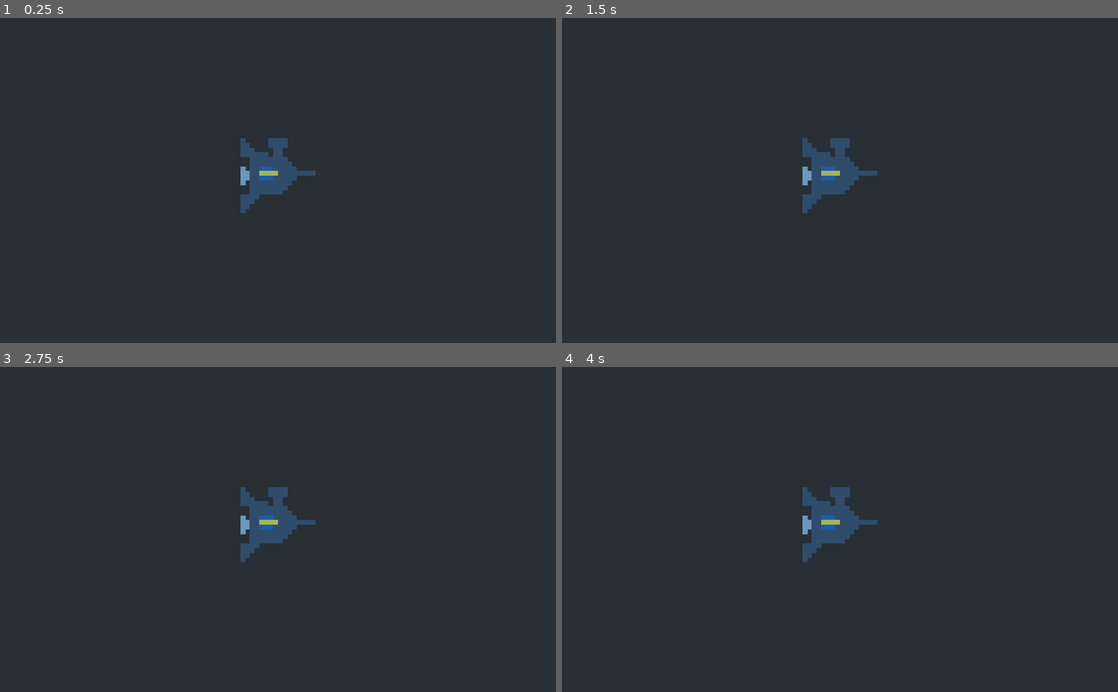
Above: before the commit, frames 1-4 (two rows, left to right).
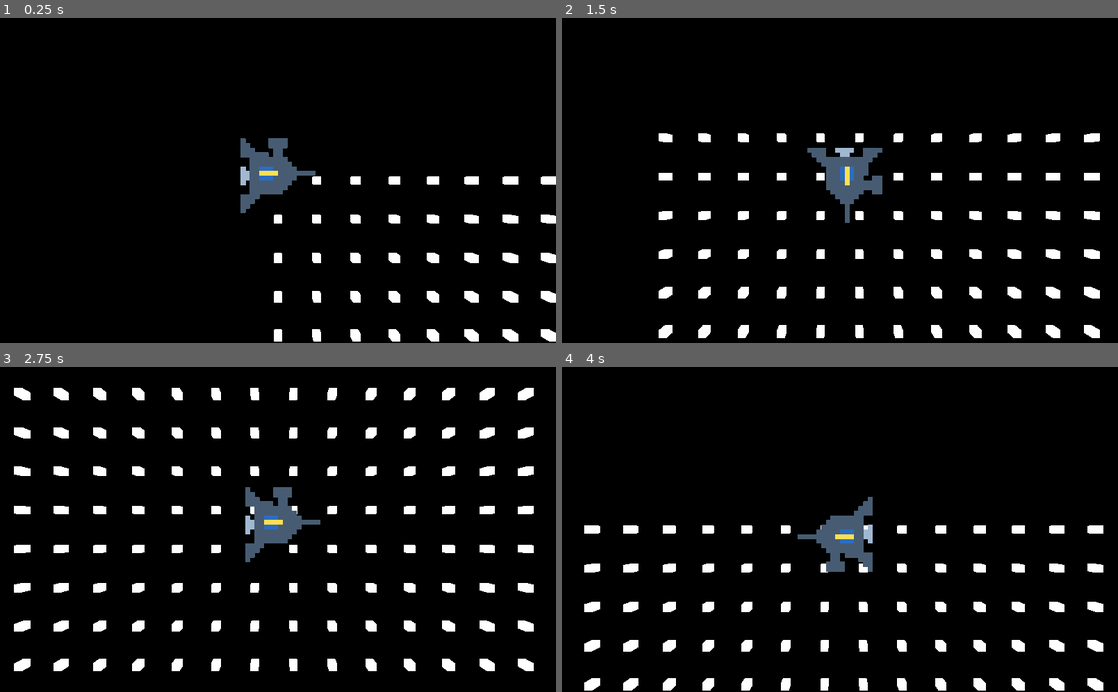
Above: after the commit, the same moments.

Repository: the-g-force/2022-January
Game: Godot game, scene res://World/World.tscn
Two runs of this game, one before a commit and one after it. Both use one fixed random seed, a clock stepped at 60 frames per second and the inputs below.
Inputs:
- Up to frame 1 (0.25 s): no input
- Up to frame 2 (1.5 s): tap Enter at 0.5 s; hold D (move_right, bound only after the commit) 0.53-1.28 s; hold S (move_down, bound only after the commit) from 1.28 s (still down)
- Up to frame 3 (2.75 s): release S (move_down, bound only after the commit) at 2.03 s; hold D (move_right, bound only after the commit) from 2.03 s (still down)
- Up to frame 4 (4 s): release D (move_right, bound only after the commit) at 2.78 s; hold W (move_up, bound only after the commit) 2.78-3.53 s; hold A (move_left, bound only after the commit) from 3.53 s (still down)

The runs differ from the first frame. In frame 1, 99% of the frame differs, in the area x 0-100%, y 0-100%; in frame 2, 100%; in frame 3, 99%; in frame 4, 100%.

Commit message:
Add a simple keyboard-controlled ship
It rotates instantly to the direction of input and has no inertia.

Diff:
--- /dev/null
+++ b/project/Player/Player.gd
@@ -0,0 +1,17 @@
+extends KinematicBody
+
+export var speed = 1
+
+
+func _physics_process(_delta):
+	var direction = Vector2(
+		Input.get_axis("move_left", "move_right"),
+		Input.get_axis("move_up", "move_down"))
+
+	var thrust = direction.length() * speed
+
+	if thrust != 0:
+		rotation.y = -direction.angle()
+
+
+	var _ignored := move_and_collide(Vector3(thrust,0,0).rotated(Vector3.UP, -direction.angle()))
--- a/project/Player/Player.tscn
+++ b/project/Player/Player.tscn
@@ -1,11 +1,13 @@
-[gd_scene load_steps=3 format=2]
+[gd_scene load_steps=4 format=2]
 
 [ext_resource path="res://Player/Shippy.obj" type="ArrayMesh" id=1]
+[ext_resource path="res://Player/Player.gd" type="Script" id=2]
 
 [sub_resource type="ConvexPolygonShape" id=1]
 points = PoolVector3Array( -8.05797, 0.943423, -0.557971, 8.05778, 9.0552, 0.601449, 8.05778, -7.05482, 0.601449, -8.05 …(237 unchanged characters)…
 
 [node name="Player" type="KinematicBody"]
+script = ExtResource( 2 )
 
 [node name="Shippy" type="MeshInstance" parent="."]
 transform = Transform( -1, -8.74228e-08, 3.82137e-15, 0, -4.37114e-08, -1, 8.74228e-08, -1, 4.37114e-08, 0, 0, 0 )
@@ -18,6 +20,3 @@
 [node name="CollisionShape" type="CollisionShape" parent="."]
 transform = Transform( -1, -8.74228e-08, 3.82137e-15, 0, -4.37114e-08, -1, 8.74228e-08, -1, 4.37114e-08, 0, 0, 0 )
 shape = SubResource( 1 )
-
-[node name="Camera" type="Camera" parent="."]
-transform = Transform( 1, 0, 0, 0, -4.37114e-08, 1, 0, -1, -4.37114e-08, 0, 50, 0 )
--- /dev/null
+++ b/project/World/Star.tscn
@@ -0,0 +1,5 @@
+[gd_scene format=2]
+
+[node name="Star" type="Spatial"]
+
+[node name="CSGBox" type="CSGBox" parent="."]
--- /dev/null
+++ b/project/World/Starfield.gd
@@ -0,0 +1,11 @@
+extends Spatial
+
+const SPACING = 10
+
+# Called when the node enters the scene tree for the first time.
+func _ready():
+	for i in range(0,100):
+		for j in range(0,100):
+			var star : Spatial = preload("res://World/Star.tscn").instance()
+			add_child(star)
+			star.transform.origin = Vector3(i * SPACING, -10, j * SPACING)
--- /dev/null
+++ b/project/World/Starfield.tscn
@@ -0,0 +1,6 @@
+[gd_scene load_steps=2 format=2]
+
+[ext_resource path="res://World/Starfield.gd" type="Script" id=1]
+
+[node name="Starfield" type="Spatial"]
+script = ExtResource( 1 )
--- /dev/null
+++ b/project/World/World.gd
@@ -0,0 +1,5 @@
+extends Spatial
+
+func _physics_process(delta):
+	$Camera.transform.origin.x = $Player.transform.origin.x
+	$Camera.transform.origin.z = $Player.transform.origin.z
--- a/project/World/World.tscn
+++ b/project/World/World.tscn
@@ -1,7 +1,22 @@
-[gd_scene load_steps=2 format=2]
+[gd_scene load_steps=5 format=2]
 
 [ext_resource path="res://Player/Player.tscn" type="PackedScene" id=1]
+[ext_resource path="res://World/Starfield.tscn" type="PackedScene" id=2]
+[ext_resource path="res://World/World.gd" type="Script" id=3]
+
+[sub_resource type="Environment" id=1]
+background_mode = 1
+ambient_light_color = Color( 1, 1, 1, 1 )
 
 [node name="World" type="Spatial"]
+script = ExtResource( 3 )
+
+[node name="WorldEnvironment" type="WorldEnvironment" parent="."]
+environment = SubResource( 1 )
 
 [node name="Player" parent="." instance=ExtResource( 1 )]
+
+[node name="Starfield" parent="." instance=ExtResource( 2 )]
+
+[node name="Camera" type="Camera" parent="."]
+transform = Transform( 1, 0, 0, 0, -4.37114e-08, 1, 0, -1, -4.37114e-08, 0, 50, 0 )
--- a/project/project.godot
+++ b/project/project.godot
@@ -14,6 +14,33 @@
 run/main_scene="res://World/World.tscn"
 config/icon="res://icon.png"
 
+[input]
+
+move_up={
+"deadzone": 0.5,
+"events": [ Object(InputEventKey,"resource_local_to_scene":false,"resource_name":"","device":0,"alt":false,"shift":false,"control":false,"meta":false,"command":false,"pressed":false,"scancode":87,"physical_scancode":0,"unicode":0,"echo":false,"script":null)
+, Object(InputEventKey,"resource_local_to_scene":false,"resource_name":"","device":0,"alt":false,"shift":false,"control":false,"meta":false,"command":false,"pressed":false,"scancode":16777232,"physical_scancode":0,"unicode":0,"echo":false,"script":null)
+ ]
+}
+move_down={
+"deadzone": 0.5,
+"events": [ Object(InputEventKey,"resource_local_to_scene":false,"resource_name":"","device":0,"alt":false,"shift":false,"control":false,"meta":false,"command":false,"pressed":false,"scancode":83,"physical_scancode":0,"unicode":0,"echo":false,"script":null)
+, Object(InputEventKey,"resource_local_to_scene":false,"resource_name":"","device":0,"alt":false,"shift":false,"control":false,"meta":false,"command":false,"pressed":false,"scancode":16777234,"physical_scancode":0,"unicode":0,"echo":false,"script":null)
+ ]
+}
+move_left={
+"deadzone": 0.5,
+"events": [ Object(InputEventKey,"resource_local_to_scene":false,"resource_name":"","device":0,"alt":false,"shift":false,"control":false,"meta":false,"command":false,"pressed":false,"scancode":65,"physical_scancode":0,"unicode":0,"echo":false,"script":null)
+, Object(InputEventKey,"resource_local_to_scene":false,"resource_name":"","device":0,"alt":false,"shift":false,"control":false,"meta":false,"command":false,"pressed":false,"scancode":16777231,"physical_scancode":0,"unicode":0,"echo":false,"script":null)
+ ]
+}
+move_right={
+"deadzone": 0.5,
+"events": [ Object(InputEventKey,"resource_local_to_scene":false,"resource_name":"","device":0,"alt":false,"shift":false,"control":false,"meta":false,"command":false,"pressed":false,"scancode":68,"physical_scancode":0,"unicode":0,"echo":false,"script":null)
+, Object(InputEventKey,"resource_local_to_scene":false,"resource_name":"","device":0,"alt":false,"shift":false,"control":false,"meta":false,"command":false,"pressed":false,"scancode":16777233,"physical_scancode":0,"unicode":0,"echo":false,"script":null)
+ ]
+}
+
 [physics]
 
 common/enable_pause_aware_picking=true
